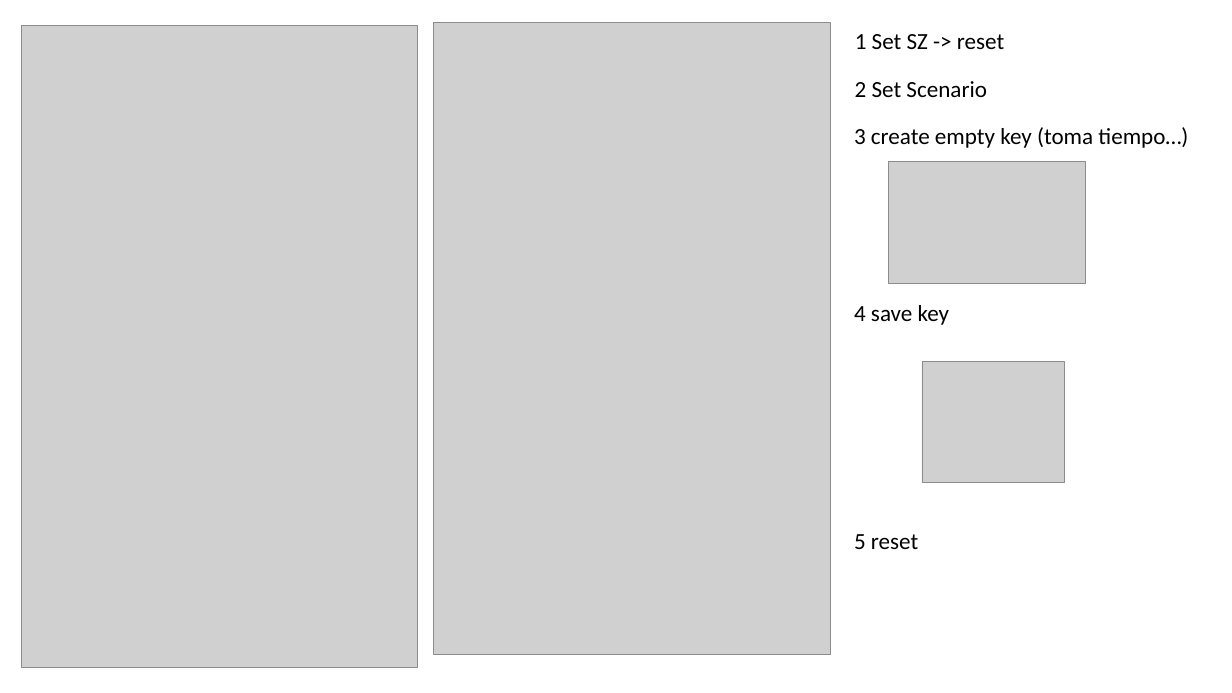
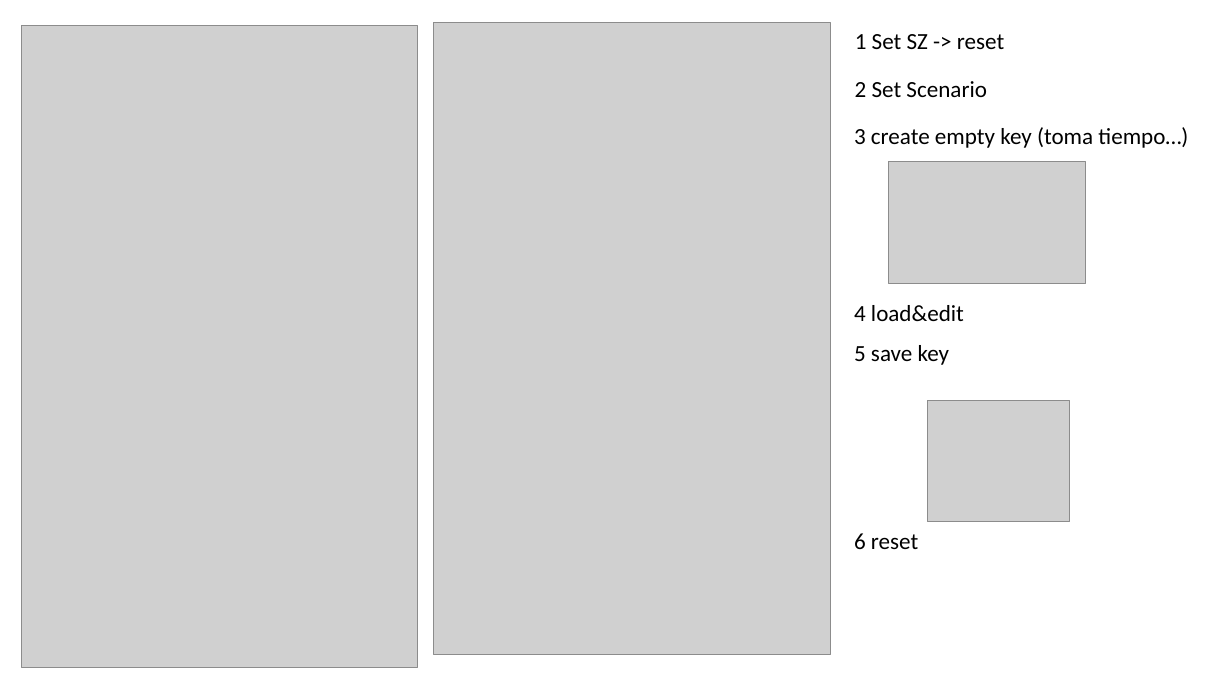
Before and after one commit to MOTRoundTables/ScenarioBank, a slide deck: slide 2 of doc/create_keys_system.pptx. Drawn at 1232x693 pixels with LibreOffice and Linux fonts; fonts in the diff are those of the drawing; grey boxes stand for pictures. Boxes give left, top, right and bottom in pixels: in the first picture for what was removed or moved away, otherwise in the second. Text is boxed around its words. In the diff, an @@ line names an element or a change of style, - is before the commit and + after.

```diff
--- a/doc/create_keys_system.pptx
+++ b/doc/create_keys_system.pptx
@@ text at (x1=854, y1=305, x2=964, y2=321): text changed @@
-4 save key
+4 load&edit
@@ text added at (x1=854, y1=345, x2=950, y2=365), 18 pt, text #000000 @@
+5 save key
@@ picture moved from (x1=922, y1=361, x2=1065, y2=482) to (x1=927, y1=400, x2=1069, y2=521) @@
@@ text at (x1=854, y1=533, x2=918, y2=549): text changed @@
-5 reset
+6 reset
```
Also in this commit, not shown: 4 other files.
